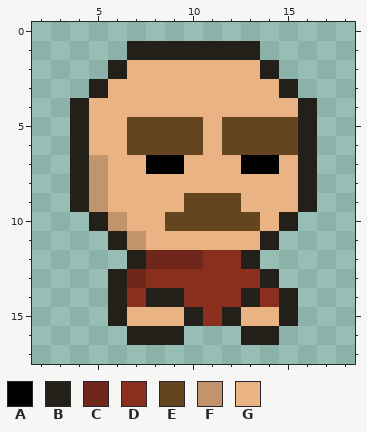
A pixel-art sprite gets an edit: Assets/Sprites/Dad.png. The first picture shows the starting point.
The file is 21x21 pixels. Shown: x 2..18, y 0..17.
Palette (. is transparent): A #000000  B #231f19  C #6e271a  D #8a2e1d  E #65451f  F #c2946c  G #e9b384
And afterwards:
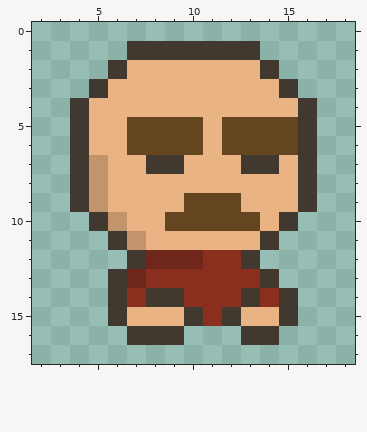
Message: Make Dad's outline lighter
The edit:
{"colour":"B","old":"#231f19","new":"#41382f"}
{"y":7,"x":8,"old":"AA","new":"BB"}
{"y":7,"x":13,"old":"AA","new":"BB"}
{"label":"changed","picture_box":[70,41,317,345]}
